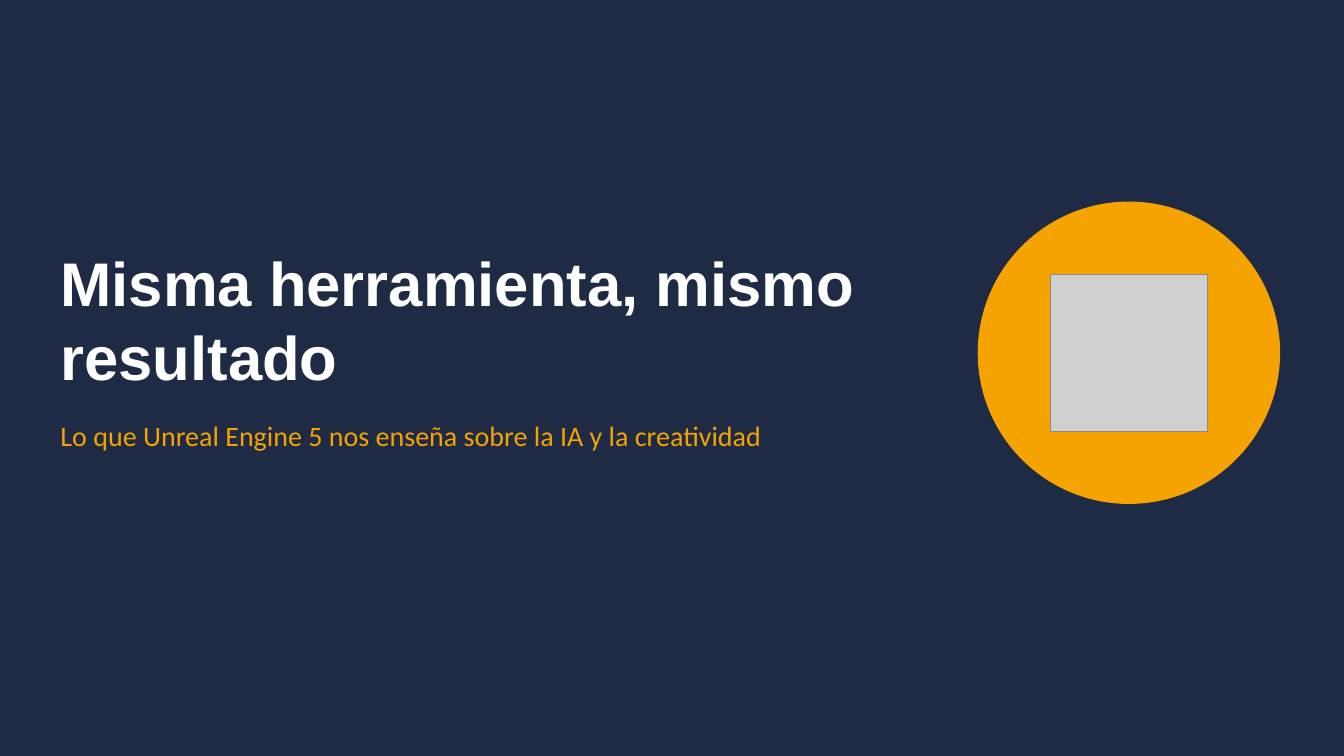
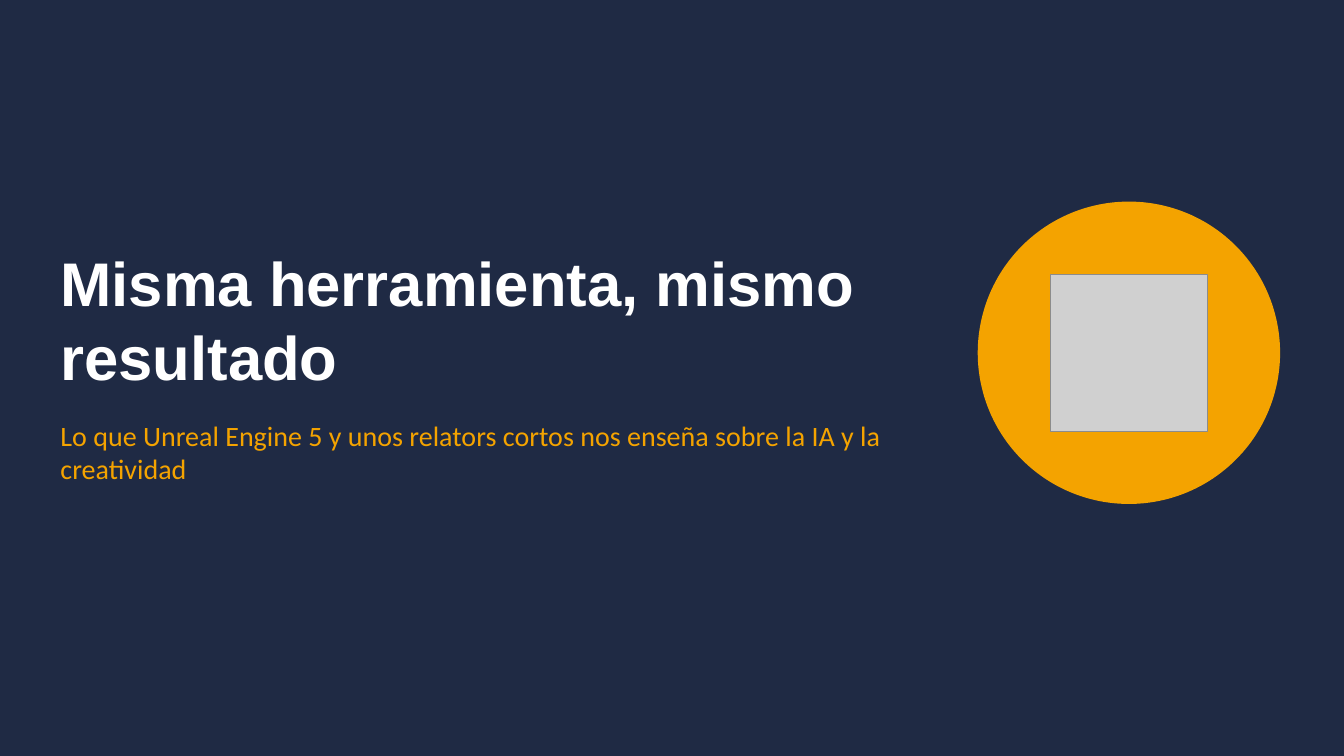
Before and after one commit to jjnieto/creatividad-ofimatica-ia, a slide deck: slide 1 of diapositivas/historia_unreal.pptx. Drawn at 1344x756 pixels with LibreOffice and Linux fonts; fonts in the diff are those of the drawing; grey boxes stand for pictures. Boxes give left, top, right and bottom in pixels: in the first picture for what was removed or moved away, otherwise in the second. Text is boxed around its words. In the diff, an @@ line names an element or a change of style, - is before the commit and + after.

```diff
--- a/diapositivas/historia_unreal.pptx
+++ b/diapositivas/historia_unreal.pptx
@@ text at (60,426,880,479): text changed @@
-Lo que Unreal Engine 5 nos enseña sobre la IA y la creatividad
+Lo que Unreal Engine 5 y unos relators cortos nos enseña sobre la IA y la creatividad
```
Also in this commit, not shown: 1 other slide changed, 1 other file.
